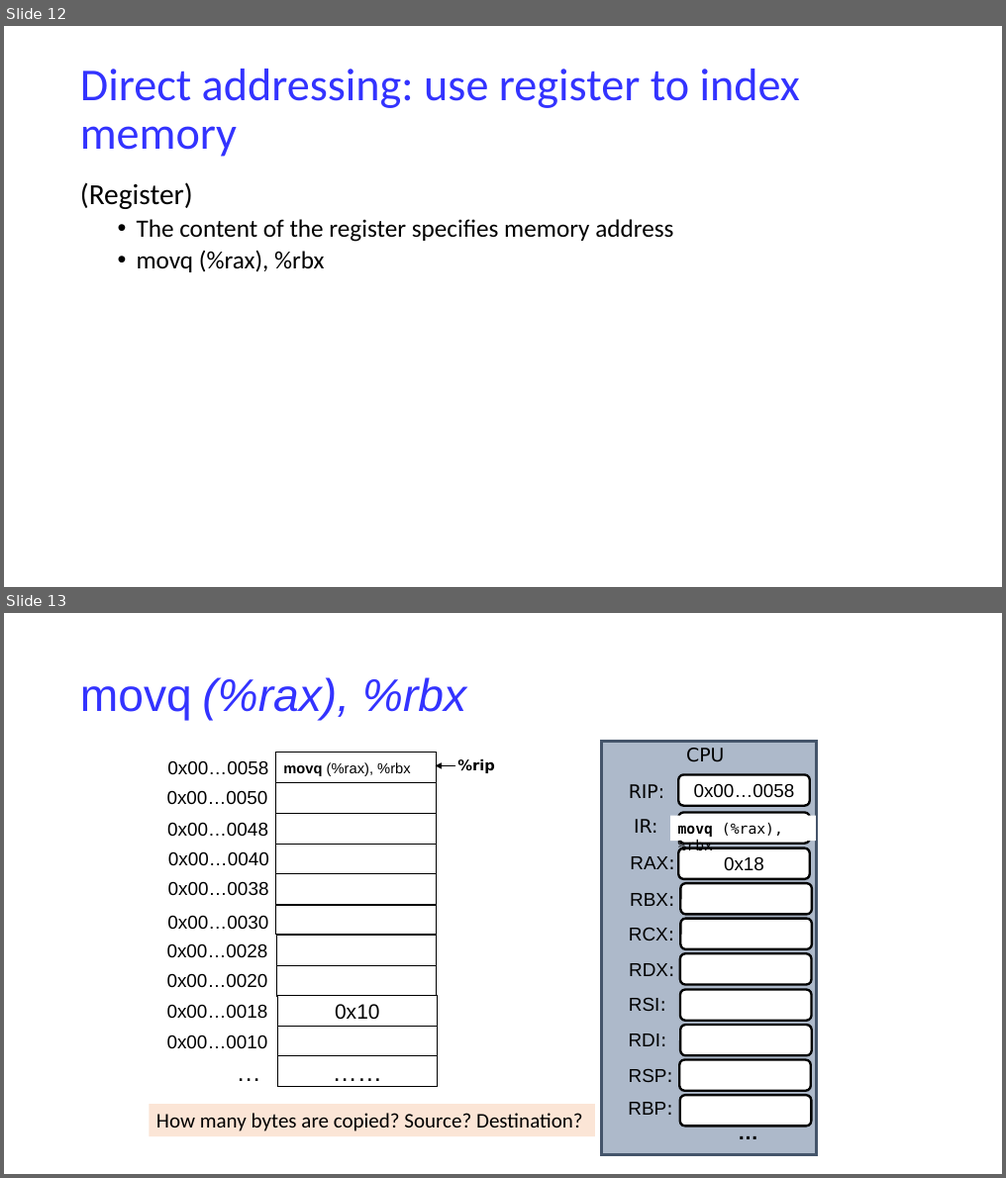
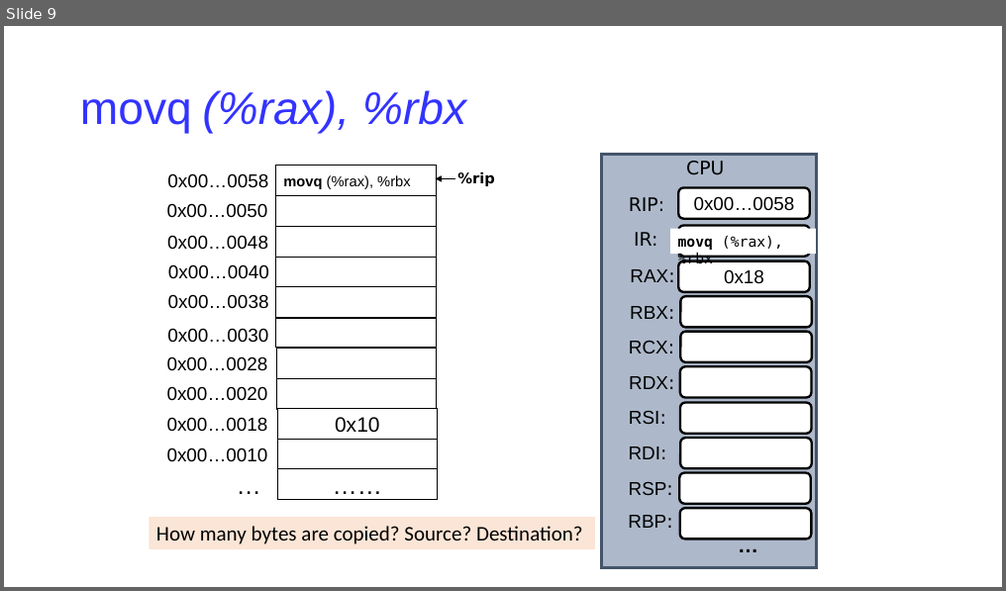
Before and after one commit to NYU-CSO/nyu-cso.github.io, a slide deck: notes/07-Machine_Basics_cont.pptx. Shown one above the other, each under a label of ours: slides 12 and 13 before the commit, slide 9 after it. The pictures are 1006x1178 and 1006x591 pixels, drawn with LibreOffice and Linux fonts; fonts in the diff are those of the drawing. Boxes give left, top, right and bottom in pixels: in the first picture for what was removed or moved away, otherwise in the second. Text is boxed around its words. In the diff, an @@ line names an element or a change of style, - is before the commit and + after.

```diff
--- a/notes/07-Machine_Basics_cont.pptx
+++ b/notes/07-Machine_Basics_cont.pptx
@@ slide 12 removed at (4,26,1002,587), background #FFFFFF @@
@@ title removed at (80,69,800,157) @@
-Direct addressing: use register to index memory
@@ text removed at (80,182,673,273) @@
-(Register)
-  • The content of the register specifies memory address
-  • movq (%rax), %rbx
@@ what was slide 13 is now slide 9 @@
```
Also in this commit, not shown: 8 slides changed, 3 other slides removed, 1 other file.
